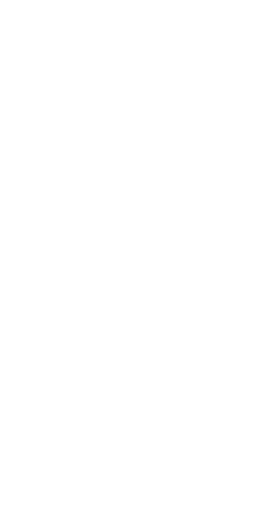
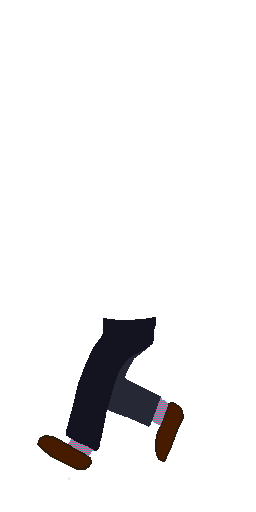
The second (256, 512) image is a revision of the first. Changes to its layers:
showed "Legs5L", painted on it over [34, 317, 184, 481]
